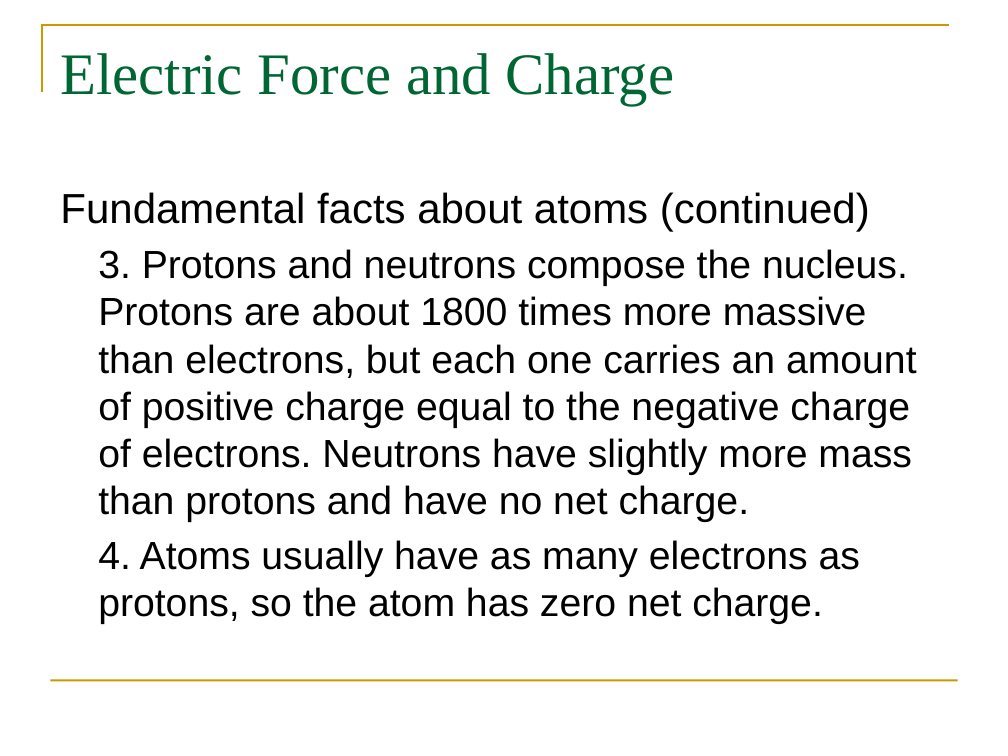
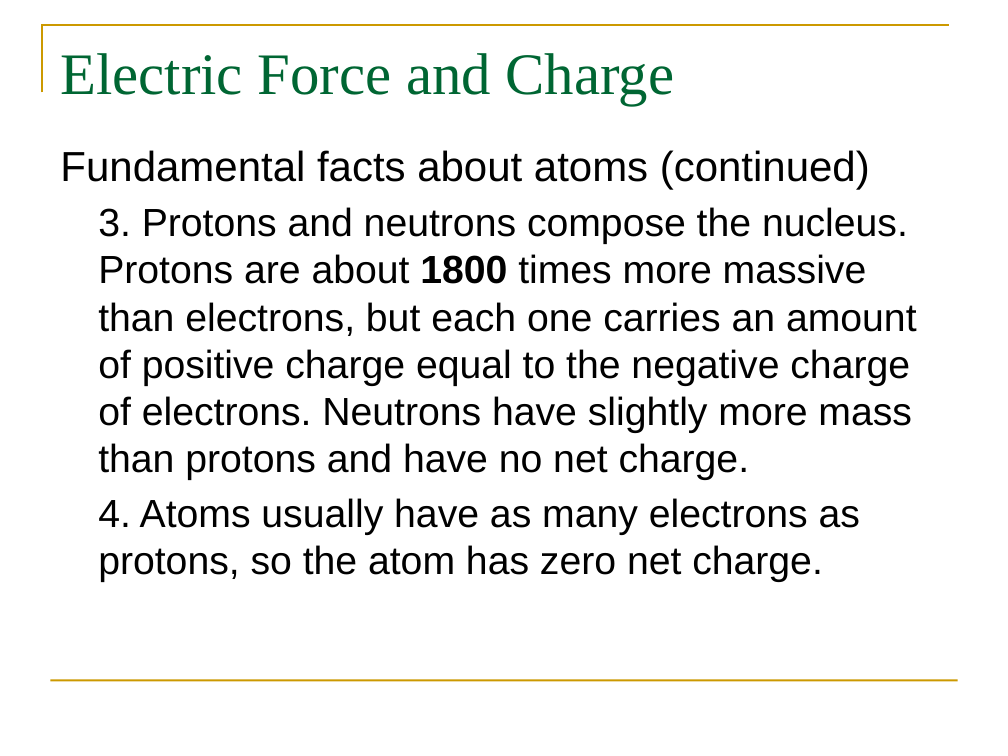
Before and after one commit to pcomitz/physics, a slide deck: slide 8 of mod4_wk6/phy_wk6_mod4_part1.pptx. Drawn at 1008x756 pixels with LibreOffice and Linux fonts; fonts in the diff are those of the drawing. Boxes give left, top, right and bottom in pixels: in the first picture for what was removed or moved away, otherwise in the second. Text is boxed around its words. In the diff, an @@ line names an element or a change of style, - is before the commit and + after.

```diff
--- a/mod4_wk6/phy_wk6_mod4_part1.pptx
+++ b/mod4_wk6/phy_wk6_mod4_part1.pptx
@@ text "Fundamental facts about atoms (continued)": place and size @@
-text "Fundamental facts about atoms (continued)" at [60,192,917,624]
+text "Fundamental facts about atoms (continued)" at [60,150,917,582]
@@ text at [98,207,917,480]: bold on in "1800" @@
```
Also in this commit, not shown: 10 other slides changed, 6 slides added, 3 slides removed.
